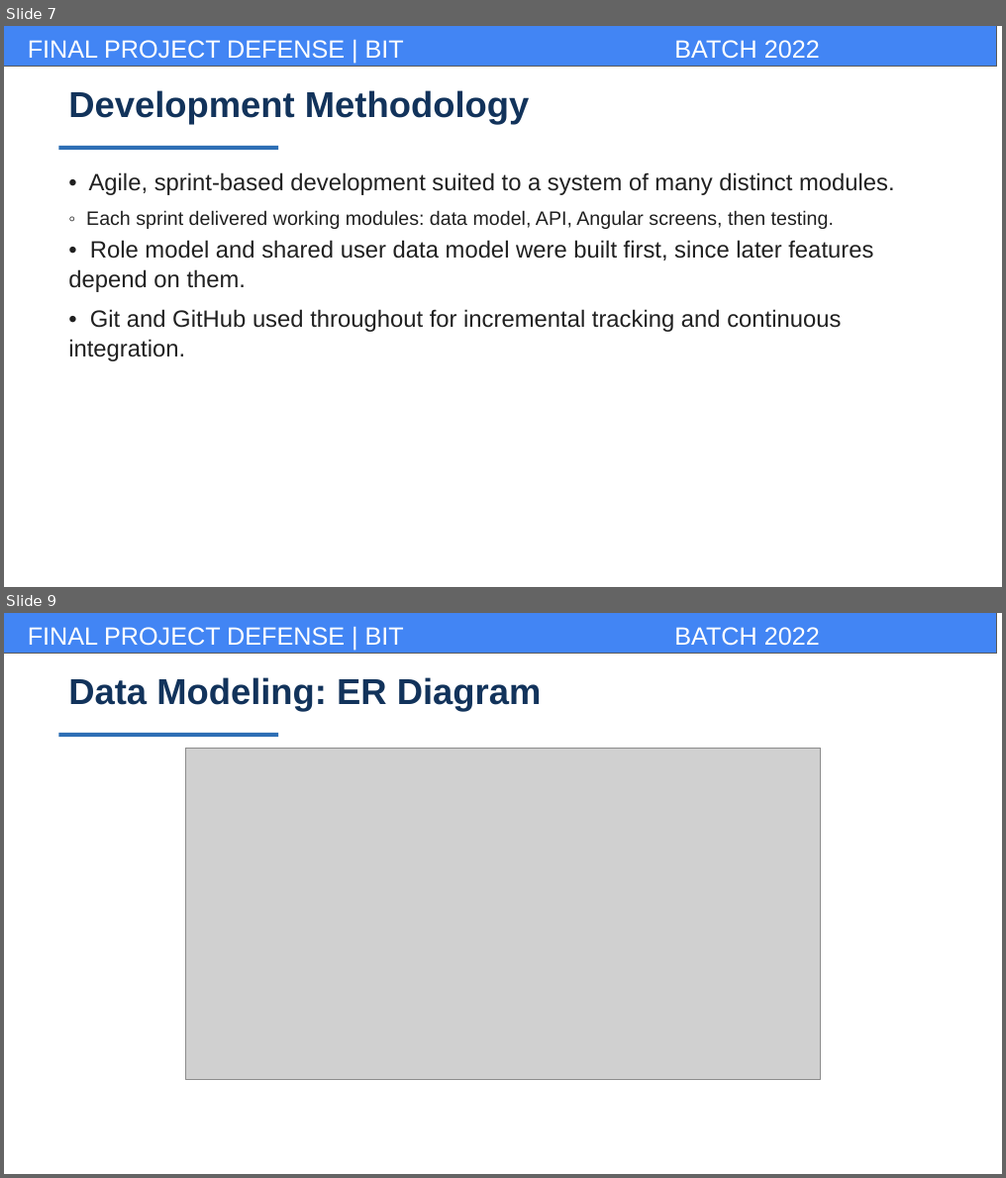
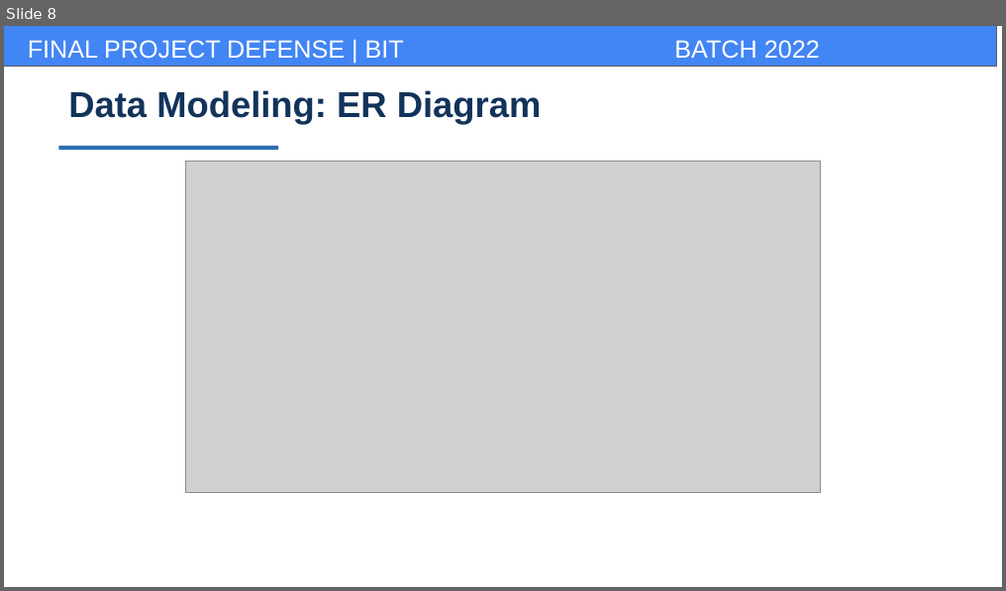
Before and after one commit to BhupendraMalla/CampuseEase, a slide deck: docs/report/campusease_presentation.pptx. Shown one above the other, each under a label of ours: slides 7 and 9 before the commit, slide 8 after it; the slides between them are not shown. The pictures are 1006x1178 and 1006x591 pixels, drawn with LibreOffice and Linux fonts; fonts in the diff are those of the drawing; grey boxes stand for pictures; background and template pictures are left out. Boxes give left, top, right and bottom in pixels: in the first picture for what was removed or moved away, otherwise in the second. Text is boxed around its words. In the diff, an @@ line names an element or a change of style, - is before the commit and + after.

```diff
--- a/docs/report/campusease_presentation.pptx
+++ b/docs/report/campusease_presentation.pptx
@@ slide 7 removed at bbox=[4, 26, 1002, 587], background #FFFFFF; not listed: 3 template elements that a slide beside it also shows @@
@@ text removed at bbox=[68, 90, 529, 125] @@
-Development Methodology
@@ rectangle removed at bbox=[58, 146, 278, 150] @@
@@ text removed at bbox=[68, 173, 895, 362] @@
-• Agile, sprint-based development suited to a system of many distinct modules.
-  ◦ Each sprint delivered working modules: data model, API, Angular screens, then testing.
-• Role model and shared user data model were built first, since later features depend on them.
-• Git and GitHub used throughout for incremental tracking and continuous integration.
@@ what was slide 9 is now slide 8 @@
```
Also in this commit, not shown: 10 slides changed, 4 slides added, 4 other slides removed, 2 other files.
